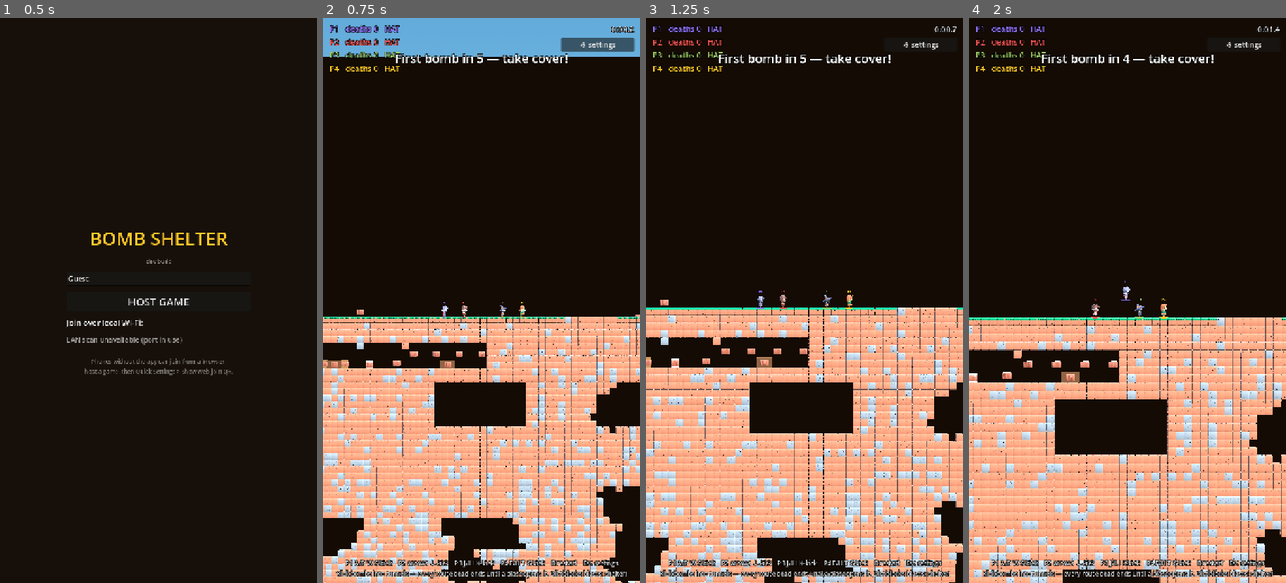
Above: before the commit, frames 1-4 (left to right).
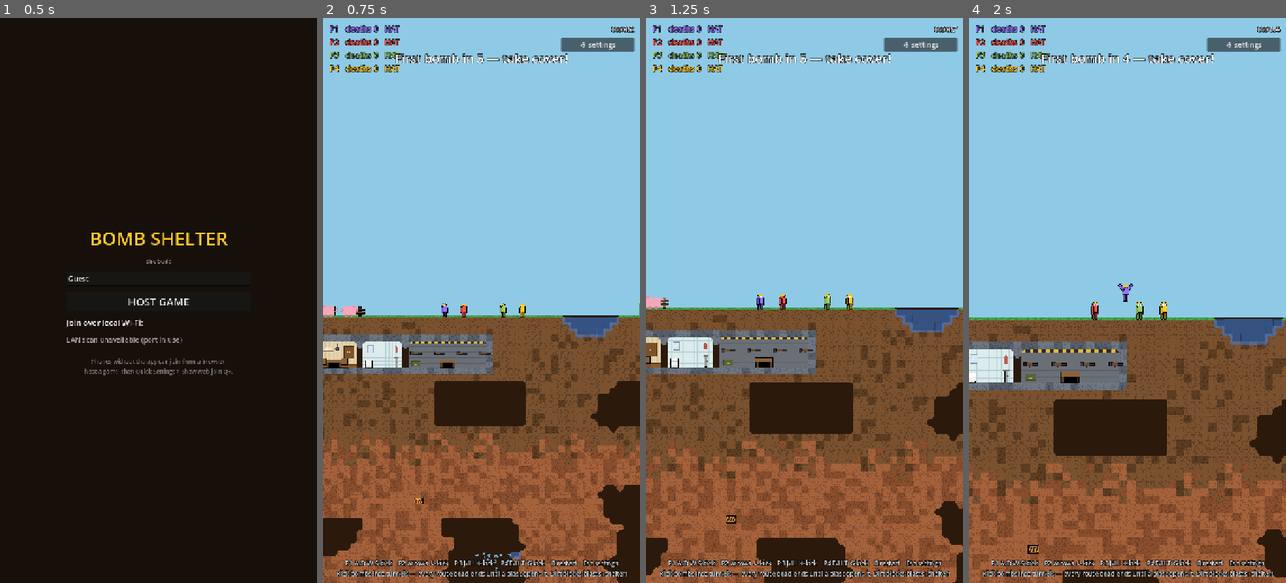
Above: after the commit, the same moments.

Repository: uchy4/dummy
Game: Godot game, scene res://scenes/menu.tscn
Two runs of this game, one before a commit and one after it. Both use one fixed random seed, a clock stepped at 60 frames per second and the inputs below.
Inputs (mouse positions are in pixels of both pictures, inside the frame that each line leads up to):
- Up to frame 1 (0.5 s): no input
- Up to frame 2 (0.75 s): click "HOST GAME" at 0.5 s
- Up to frame 3 (1.25 s): no input
- Up to frame 4 (2 s): tap Enter (ui_accept) at 1.25 s; move the mouse to (1197, 272) at 1.27 s; hold D (p1_right) from 1.28 s (still down); hold S (p1_kick) from 1.28 s (still down); click (1197, 272) at 1.42 s; tap W (p1_jump) at 1.52, 1.82 s

Frame 1 is identical in both runs. In frame 2, 90% of the frame differs, in the area x 0-100%, y 0-100%; in frame 3, 91%; in frame 4, 92%.

Commit message:
Remove the 3D flavor; add slim web build as an alternate CI artifact
Kill it all: Visual3D, KayKitPaths, the KayKit assets, Settings.mode_3d,
the mode2d/mode3d feature flags, the 2.5D HUD toggle, the Android3D
preset, and the 3D half of CI (smoke loop, export loop, release asset).
The updater now always fetches bomb-shelter-2d.apk (name kept stable so
installed builds keep self-updating).

In its place, the web pipeline gains an ALTERNATE size-optimized build:
- new build-web-template workflow (manual / on file change) compiles a
  single-threaded 2D-only Godot web template with optimize=size and the
  unused modules stripped, published to the fixed bomb-shelter-webtpl
  release
- new WebSlim preset + CI step exports bomb-shelter-web-slim.zip against
  that template when it exists, skipping gracefully when it doesn't —
  the standard web build and what ships in the APK stay unchanged
- the insecure-context shell patch moves into ci/patch_web_shell.py,
  shared by both web exports.

Co-Authored-By: Claude Fable 5 <noreply@anthropic.com>
Claude-Session: https://claude.ai/code/session_01QSJudmCHT44WHN37u3ZpBk

Diff:
--- a/bomb-shelter/scripts/client_main.gd
+++ b/bomb-shelter/scripts/client_main.gd
@@ -2,8 +2,7 @@
 extends Node2D
 ## Native LAN-join client. Connects to a host's WebSocket (same protocol the
 ## web page uses) and mirrors the match with puppet Players/Bombs/Chests on a
-## client-mode Terrain — so both the 2D renderer and the KayKit 2.5D layer
-## work unchanged. Sends this player's input back to the host.
+## client-mode Terrain. Sends this player's input back to the host.
 
 var world: Node2D
 var terrain: Terrain
@@ -33,11 +32,6 @@
 
 
 func _ready() -> void:
-	if OS.has_feature("mode3d"):
-		Settings.mode_3d = true
-	elif OS.has_feature("mode2d"):
-		Settings.mode_3d = false
-
 	world = Node2D.new()
 	world.name = "World"
 	add_child(world)
@@ -58,11 +52,6 @@
 
 	_build_hud()
 
-	if Settings.mode_3d:
-		world.visible = false
-		var v3 := Visual3D.new()
-		v3.terrain = terrain
-		add_child(v3)
 
 	var err := ws.connect_to_url("ws://%s:%d" % [Settings.join_ip, Settings.join_ws_port])
 	if err != OK:
@@ -182,11 +171,10 @@
 			terrain.carve_circle(pos, r)
 			get_tree().call_group(&"sfx", &"play_explosion", pos, r / 66.0, 0)
 			get_tree().call_group(&"camera", &"add_trauma", 0.3)
-			if not Settings.mode_3d:
-				var fx := ExplosionFx.new()
-				fx.radius = r
-				fx.position = pos
-				world.add_child(fx)
+			var fx := ExplosionFx.new()
+			fx.radius = r
+			fx.position = pos
+			world.add_child(fx)
 		"fx":
 			# Only the water-surface ripple (17) is replayed here — other fx
 			# kinds are re-derived locally from the snapshot stream.
--- a/bomb-shelter/scripts/hud.gd
+++ b/bomb-shelter/scripts/hud.gd
@@ -197,15 +197,6 @@
 	duds.focus_mode = Control.FOCUS_NONE
 	duds.toggled.connect(func(on: bool) -> void: Settings.duds_enabled = on)
 	vbox.add_child(duds)
-
-	if not (OS.has_feature("mode2d") or OS.has_feature("mode3d")):
-		# Flavor APKs are locked to their renderer; only dev builds can switch.
-		var mode3d := CheckBox.new()
-		mode3d.text = "2.5D graphics (applies on restart, R)"
-		mode3d.button_pressed = Settings.mode_3d
-		mode3d.focus_mode = Control.FOCUS_NONE
-		mode3d.toggled.connect(func(on: bool) -> void: Settings.mode_3d = on)
-		vbox.add_child(mode3d)
 
 	_add_slider(vbox, "Bots — hard AI (applies on restart, R)", 0.0, 4.0, 1.0,
 		float(Settings.bot_count),
--- a/bomb-shelter/scripts/kaykit_paths.gd
+++ /dev/null
@@ -1,17 +0,0 @@
-class_name KayKitPaths
-## res:// paths to the KayKit assets (generated by asset prep).
-
-const CHARACTERS: Array[String] = [
-	"res://assets/kaykit/characters/Knight.glb",
-	"res://assets/kaykit/characters/Barbarian.glb",
-	"res://assets/kaykit/characters/Mage.glb",
-	"res://assets/kaykit/characters/Rogue.glb",
-	"res://assets/kaykit/characters/Ranger.glb",
-	"res://assets/kaykit/characters/Rogue_Hooded.glb",
-]
-const BLOCK_GRASS := "res://assets/kaykit/blocks/dirt_with_grass.gltf"
-const BLOCK_DIRT := "res://assets/kaykit/blocks/dirt.gltf"
-const BLOCK_DIRT_DARK := "res://assets/kaykit/blocks/gravel.gltf"
-const BLOCK_BEDROCK := "res://assets/kaykit/blocks/bricks_A.gltf"
-const BLOCK_GOLD := "res://assets/kaykit/blocks/colored_block_yellow.gltf"
-const BLOCK_WOOD := "res://assets/kaykit/blocks/wood.gltf"
--- a/bomb-shelter/scripts/main.gd
+++ b/bomb-shelter/scripts/main.gd
@@ -50,11 +50,6 @@
 	# Main + HUD keep processing while the tree is paused (win screen);
 	# everything inside World freezes.
 	process_mode = Node.PROCESS_MODE_ALWAYS
-	# Flavor APKs lock the renderer: the 2D and 3D builds install side by side.
-	if OS.has_feature("mode3d"):
-		Settings.mode_3d = true
-	elif OS.has_feature("mode2d"):
-		Settings.mode_3d = false
 	NetHub.advertising = true  # hosting: discoverable on the local network
 	# CI smoke forces the touch path so gesture/button code errors surface
 	# headless — a real touchscreen isn't available on the runner.
@@ -87,11 +82,6 @@
 
 	if OS.get_environment("BOMB_SHELTER_SMOKE") == "1":
 		Settings.bot_count = maxi(Settings.bot_count, 3)  # CI exercises bot AI
-	match OS.get_environment("BOMB_SHELTER_SMOKE_3D"):
-		"1":
-			Settings.mode_3d = true
-		"0":
-			Settings.mode_3d = false
 	var bot_count := clampi(Settings.bot_count, 0, MAX_PLAYERS - num_players)
 	var spawns := terrain.surface_spawns(num_players + bot_count)
 	_bounds = terrain.world_rect().grow_individual(80, 900, 80, 300)
@@ -162,16 +152,6 @@
 	hud.settings_pressed.connect(_toggle_settings)
 	hud.reset_players_pressed.connect(_reset_players)
 	hud.player_color_changed.connect(_on_player_color_changed)
-
-	if Settings.mode_3d:
-		# 2.5D: hide the 2D canvas (the sim keeps running invisibly) and
-		# mirror everything with the KayKit 3D presentation layer.
-		world.visible = false
-		var v3 := Visual3D.new()
-		v3.name = "Visual3D"
-		v3.terrain = terrain
-		v3.process_mode = Node.PROCESS_MODE_PAUSABLE
-		add_child(v3)
 
 
 func _process(delta: float) -> void:
--- a/bomb-shelter/scripts/settings.gd
+++ b/bomb-shelter/scripts/settings.gd
@@ -13,9 +13,6 @@
 	true, true, true, true, true, true, true, true,
 ]
 
-## 2.5D rendering: the 2D sim runs unchanged, drawn with KayKit 3D assets.
-## Applies on restart. Untick for the classic flat look.
-static var mode_3d := true
 
 ## Camera zoom multiplier — higher zooms in toward the character. Applies
 ## live to the local camera and streams to web viewers.
--- a/bomb-shelter/scripts/updater.gd
+++ b/bomb-shelter/scripts/updater.gd
@@ -78,8 +78,7 @@
 		check_done.emit()
 		return
 	var found := int(m.get_string(1))
-	# Each flavor updates itself: the 3D APK fetches the 3D asset.
-	var want := "bomb-shelter-3d.apk" if OS.has_feature("mode3d") else "bomb-shelter-2d.apk"
+	var want := "bomb-shelter-2d.apk"
 	var assets: Array = rel.get("assets", [])
 	for a: Variant in assets:
 		if a is Dictionary:
--- a/bomb-shelter/scripts/visual3d.gd
+++ /dev/null
@@ -1,524 +0,0 @@
-class_name Visual3D
-extends Node3D
-## The 2.5D presentation layer. The 2D simulation (physics, bots, web join)
-## keeps running untouched with its canvas hidden; this node mirrors the
-## world in 3D using the KayKit packs: MultiMesh block terrain, character
-## models per player, bomb spheres, chest and finish-line blocks, and a 3D
-## camera that follows the existing 2D camera's framing.
-
-const UNIT := 16.0            # 2D pixels per 3D unit (one tile = one block)
-const CHAR_HEIGHT := 1.75     # target character height in units
-const TERRAIN_REBUILD_CD := 0.15
-
-var terrain: Terrain
-
-var _cam: Camera3D
-var _terrain_mm: Array[MultiMesh] = []
-var _terrain_dirty := true
-var _terrain_cd := 0.0
-var _char_visuals := {}   # Player -> Node3D
-var _bomb_visuals := {}   # Bomb -> Node3D
-var _chest_visuals := {}  # chest -> Node3D
-var _part_visuals := {}   # ragdoll part -> MeshInstance3D
-var _char_meshes: Array[PackedScene] = []
-var _wood_mesh: Mesh
-var _time := 0.0
-
-
-static func map3(p: Vector2) -> Vector3:
-	return Vector3(p.x / UNIT, -p.y / UNIT, 0.0)
-
-
-func _ready() -> void:
-	_build_environment()
-	_build_camera()
-	_build_terrain_meshes()
-	_build_finish_line()
-	for path in KayKitPaths.CHARACTERS:
-		_char_meshes.append(load(path) as PackedScene)
-	_wood_mesh = _mesh_from_scene(KayKitPaths.BLOCK_WOOD)
-	terrain.carved.connect(_on_carved)
-
-
-func _process(delta: float) -> void:
-	_time += delta
-	_terrain_cd -= delta
-	if _terrain_dirty and _terrain_cd <= 0.0:
-		_terrain_dirty = false
-		_terrain_cd = TERRAIN_REBUILD_CD
-		_rebuild_terrain()
-	_sync_camera()
-	_sync_players(delta)
-	_sync_bombs()
-	_sync_chests()
-	_sync_ragdolls()
-
-
-# ------------------------------------------------------------ environment ---
-
-func _build_environment() -> void:
-	var sky_mat := ProceduralSkyMaterial.new()
-	sky_mat.sky_top_color = Color("4a9cd6")
-	sky_mat.sky_horizon_color = Color("a8d8ea")
-	sky_mat.ground_bottom_color = Color("2a1c10")
-	sky_mat.ground_horizon_color = Color("6b4a2c")
-	var sky := Sky.new()
-	sky.sky_material = sky_mat
-	var env := Environment.new()
-	env.background_mode = Environment.BG_SKY
-	env.sky = sky
-	# Plain color ambient: reliable on the compatibility renderer.
-	env.ambient_light_source = Environment.AMBIENT_SOURCE_COLOR
-	env.ambient_light_color = Color(0.75, 0.78, 0.85)
-	env.ambient_light_energy = 0.8
-	var we := WorldEnvironment.new()
-	we.environment = env
-	add_child(we)
-
-	var sun := DirectionalLight3D.new()
-	sun.rotation_degrees = Vector3(-48, 28, 0)
-	sun.shadow_enabled = true
-	sun.light_energy = 1.15
-	add_child(sun)
-
-	# Dark cave backdrop behind the blocks so carved tunnels read as depth.
-	var back := MeshInstance3D.new()
-	var quad := QuadMesh.new()
-	quad.size = Vector2(Terrain.W + 40.0, Terrain.H + 40.0)
-	back.mesh = quad
-	var m := StandardMaterial3D.new()
-	m.shading_mode = BaseMaterial3D.SHADING_MODE_UNSHADED
-	m.albedo_color = Color("17100a")
-	back.material_override = m
-	back.position = Vector3(Terrain.W / 2.0, -Terrain.H / 2.0, -0.9)
-	add_child(back)
-
-
-func _build_camera() -> void:
-	_cam = Camera3D.new()
-	_cam.fov = 35.0
-	_cam.near = 0.5
-	_cam.far = 500.0
-	add_child(_cam)
-	_cam.current = true
-	_cam.position = Vector3(Terrain.W / 2.0, -Terrain.SURFACE_ROW + 2.0, 60.0)
-
-
-func _sync_camera() -> void:
-	var cams := get_tree().get_nodes_in_group(&"camera")
-	if cams.is_empty():
-		return
-	var cam2d := cams[0] as Camera2D
-	if cam2d == null:
-		return
-	var center := map3(cam2d.get_screen_center_position())
-	var zoom: float = cam2d.zoom.x
-	var half_h_units: float = get_viewport().get_visible_rect().size.y / zoom / UNIT / 2.0
-	var dist := half_h_units / tan(deg_to_rad(_cam.fov) / 2.0)
-	dist = clampf(dist, 8.0, 220.0)
-	_cam.position = center + Vector3(0.0, 2.0, dist)
-	_cam.look_at(center)
-
-
-# ---------------------------------------------------------------- terrain ---
-
-func _build_terrain_meshes() -> void:
-	var paths: Array[String] = [
-		KayKitPaths.BLOCK_GRASS, KayKitPaths.BLOCK_DIRT,
-		KayKitPaths.BLOCK_DIRT_DARK, KayKitPaths.BLOCK_BEDROCK,
-	]
-	for path in paths:
-		var mesh := _mesh_from_scene(path)
-		var mm := MultiMesh.new()
-		mm.transform_format = MultiMesh.TRANSFORM_3D
-		mm.mesh = mesh
-		_terrain_mm.append(mm)
-		var mmi := MultiMeshInstance3D.new()
-		mmi.multimesh = mm
-		add_child(mmi)
-
-
-## Visual index for a cell: 0 grass, 1 dirt, 2 dark dirt, 3 bedrock.
-func _cell_visual(c: int, x: int, y: int) -> int:
-	match c:
-		Terrain.Cell.GRASS:
-			return 0
-		Terrain.Cell.BEDROCK:
-			return 3
-		_:
-			# Deterministic per-cell variety, darker with depth (mirrors 2D).
-			var h := absi((x * 73856093) ^ (y * 19349663)) % 100
-			var dark_chance := int(remap(float(y), float(Terrain.SURFACE_ROW), float(Terrain.H), 10.0, 55.0))
-			return 2 if h < dark_chance else 1
-
-
-func _block_transform(mesh: Mesh, x: int, y: int) -> Transform3D:
-	var aabb := mesh.get_aabb()
-	var s := 1.0 / maxf(maxf(aabb.size.x, aabb.size.y), maxf(aabb.size.z, 0.001))
-	var basis := Basis.IDENTITY.scaled(Vector3(s, s, s))
-	var center := (aabb.position + aabb.size / 2.0) * s
-	var origin := Vector3(x + 0.5, -(y + 0.5), 0.0) - center
-	return Transform3D(basis, origin)
-
-
-func _rebuild_terrain() -> void:
-	var lists: Array = [[], [], [], []]
-	for y in Terrain.H:
-		for x in Terrain.W:
-			var c := terrain.cell(x, y)
-			if c == Terrain.Cell.EMPTY:
-				continue
-			var t := _cell_visual(c, x, y)
-			(lists[t] as Array).append(Vector2i(x, y))
-	for i in 4:
-		var cells: Array = lists[i]
-		var mm := _terrain_mm[i]
-		if mm.mesh == null:
-			continue
-		mm.instance_count = cells.size()
-		for k in cells.size():
-			var cell: Vector2i = cells[k]
-			mm.set_instance_transform(k, _block_transform(mm.mesh, cell.x, cell.y))
-
-
-func _on_carved(pos: Vector2, radius: float) -> void:
-	_terrain_dirty = true
-	_spawn_blast_fx(map3(pos), radius / UNIT)
-
-
-func _build_finish_line() -> void:
-	var mesh := _mesh_from_scene(KayKitPaths.BLOCK_GOLD)
-	if mesh == null:
-		return
-	var fr := terrain.finish_line_rect()
-	var mm := MultiMesh.new()
-	mm.transform_format = MultiMesh.TRANSFORM_3D
-	mm.mesh = mesh
-	var cols := int(fr.size.x / UNIT)
-	mm.instance_count = cols
-	var row := int(fr.end.y / UNIT) - 1
-	var col0 := int(fr.position.x / UNIT)
-	for k in cols:
-		var tr := _block_transform(mesh, col0 + k, row)
-		tr = tr.scaled_local(Vector3(1.0, 0.35, 1.3))
-		mm.set_instance_transform(k, tr)
-	var mmi := MultiMeshInstance3D.new()
-	mmi.multimesh = mm
-	add_child(mmi)
-
-
-# ---------------------------------------------------------------- players ---
-
-func _sync_players(delta: float) -> void:
-	var seen := {}
-	for node in get_tree().get_nodes_in_group(&"players"):
-		var p := node as Player
-		if p == null:
-			continue
-		seen[p] = true
-		if not _char_visuals.has(p):
-			_char_visuals[p] = _make_char_visual(p)
-		var vis: Node3D = _char_visuals[p]
-		vis.visible = p.alive and p.visible
-		if not p.alive:
-			continue
-		vis.position = map3(p.global_position)
-		var model := vis.get_node("Model") as Node3D
-		var target_yaw := PI / 2.0 * float(p._facing)
-		model.rotation.y = lerp_angle(model.rotation.y, target_yaw, minf(12.0 * delta, 1.0))
-		var moving := absf(p.velocity.x) > 20.0 and p.on_ground()
-		var bob := absf(sin(_time * 11.0)) * 0.09 if moving else 0.0
-		model.position.y = -CHAR_HEIGHT / 2.0 + bob
-		var lean := 0.0
-		if moving:
-			lean = -0.1 * float(p._facing)
-		elif not p.on_ground():
-			lean = 0.14 * float(p._facing)
-		model.rotation.z = lerpf(model.rotation.z, lean, minf(10.0 * delta, 1.0))
-		var armor_ring := vis.get_node("ArmorRing") as Node3D
-		armor_ring.visible = p.armor
-		(vis.get_node("Ring") as Node3D).rotate_y(delta * 1.5)
-	for key in _char_visuals.keys():
-		if not seen.has(key) or not is_instance_valid(key):
-			(_char_visuals[key] as Node3D).queue_free()
-			_char_visuals.erase(key)
-
-
-func _make_char_visual(p: Player) -> Node3D:
-	var root := Node3D.new()
-	add_child(root)
-
-	var model := Node3D.new()
-	model.name = "Model"
-	root.add_child(model)
-	var scene := _char_meshes[p.index % _char_meshes.size()]
-	if scene != null:
-		var inst := scene.instantiate() as Node3D
-		var h := _scene_height(inst)
-		var s := CHAR_HEIGHT / maxf(h, 0.4)
-		inst.scale = Vector3(s, s, s)
-		_tint_meshes(inst, Color(1, 1, 1).lerp(p.player_color, 0.35))
-		model.add_child(inst)
-	model.position.y = -CHAR_HEIGHT / 2.0
-
-	var ring := MeshInstance3D.new()
-	ring.name = "Ring"
-	var torus := TorusMesh.new()
-	torus.inner_radius = 0.42
-	torus.outer_radius = 0.58
-	ring.mesh = torus
-	ring.material_override = _unshaded(p.player_color)
-	ring.position.y = -CHAR_HEIGHT / 2.0 + 0.03
-	root.add_child(ring)
-
-	var armor_ring := MeshInstance3D.new()
-	armor_ring.name = "ArmorRing"
-	var torus2 := TorusMesh.new()
-	torus2.inner_radius = 0.34
-	torus2.outer_radius = 0.44
-	armor_ring.mesh = torus2
-	armor_ring.material_override = _unshaded(Color(0.85, 0.88, 0.95))
-	armor_ring.position.y = 0.15
-	armor_ring.visible = false
-	root.add_child(armor_ring)
-
-	var label := Label3D.new()
-	label.text = p.display_name
-	label.billboard = BaseMaterial3D.BILLBOARD_ENABLED
-	label.modulate = p.player_color
-	label.outline_size = 8
-	label.pixel_size = 0.012
-	label.position.y = CHAR_HEIGHT / 2.0 + 0.5
-	root.add_child(label)
-	return root
-
-
-# ----------------------------------------------------------------- bombs ---
-
-func _sync_bombs() -> void:
-	var seen := {}
-	for node in get_tree().get_nodes_in_group(&"bombs"):
-		var b := node as Bomb
-		if b == null:
-			continue
-		seen[b] = true
-		if not _bomb_visuals.has(b):
-			_bomb_visuals[b] = _make_bomb_visual(b)
-		var vis: Node3D = _bomb_visuals[b]
-		vis.position = map3(b.global_position)
-		vis.rotation.z = -b.rotation
-		var label := vis.get_node("Fuse") as Label3D
-		label.text = "%.1f" % maxf(b.fuse, 0.0)
-		label.rotation.z = b.rotation  # counter the body spin
-		var mat := (vis.get_node("Ball") as MeshInstance3D).material_override as StandardMaterial3D
-		if b.fuse < 1.2 and fmod(maxf(b.fuse, 0.0) * 5.0, 1.0) < 0.5:
-			mat.emission_enabled = true
-			mat.emission = Color(1.0, 0.25, 0.1)
-			label.modulate = Color.RED
-		else:
-			mat.emission_enabled = false
-			label.modulate = Color.WHITE
-	for key in _bomb_visuals.keys():
-		if not seen.has(key) or not is_instance_valid(key):
-			(_bomb_visuals[key] as Node3D).queue_free()
-			_bomb_visuals.erase(key)
-
-
-func _make_bomb_visual(b: Bomb) -> Node3D:
-	var root := Node3D.new()
-	add_child(root)
-	var ball := MeshInstance3D.new()
-	ball.name = "Ball"
-	var sphere := SphereMesh.new()
-	var r: float = b._body_radius / UNIT
-	sphere.radius = r
-	sphere.height = r * 2.0
-	ball.mesh = sphere
-	var mat := StandardMaterial3D.new()
-	mat.albedo_color = b._body_color
-	mat.roughness = 0.4
-	ball.material_override = mat
-	root.add_child(ball)
-	var cap := MeshInstance3D.new()
-	var cyl := CylinderMesh.new()
-	cyl.top_radius = 0.06
-	cyl.bottom_radius = 0.09
-	cyl.height = 0.22
-	cap.mesh = cyl
-	cap.material_override = _unshaded(Color(0.9, 0.7, 0.25))
-	cap.position.y = r + 0.06
-	root.add_child(cap)
-	var label := Label3D.new()
-	label.name = "Fuse"
-	label.billboard = BaseMaterial3D.BILLBOARD_ENABLED
-	label.outline_size = 8
-	label.pixel_size = 0.014
-	label.position.y = r + 0.55
-	root.add_child(label)
-	return root
-
-
-# --------------------------------------------------------- chests/ragdolls ---
-
-func _sync_chests() -> void:
-	var seen := {}
-	for node in get_tree().get_nodes_in_group(&"chests"):
-		var ch := node as Node2D
-		if ch == null:
-			continue
-		seen[ch] = true
-		if not _chest_visuals.has(ch):
-			var vis := MeshInstance3D.new()
-			vis.mesh = _wood_mesh
-			if _wood_mesh != null:
-				var aabb := _wood_mesh.get_aabb()
-				var s := 1.0 / maxf(aabb.size.x, 0.001)
-				vis.scale = Vector3(s * 1.1, s * 0.75, s * 0.85)
-			add_child(vis)
-			var band := MeshInstance3D.new()
-			var box := BoxMesh.new()
-			box.size = Vector3(1.15, 0.16, 0.9)
-			band.mesh = box
-			band.material_override = _unshaded(Color("e8c35c"))
-			vis.add_child(band)
-			_chest_visuals[ch] = vis
-		(_chest_visuals[ch] as Node3D).position = map3(ch.global_position)
-	for key in _chest_visuals.keys():
-		if not seen.has(key) or not is_instance_valid(key):
-			(_chest_visuals[key] as Node3D).queue_free()
-			_chest_visuals.erase(key)
-
-
-func _sync_ragdolls() -> void:
-	var seen := {}
-	for node in get_tree().get_nodes_in_group(&"ragdoll_parts"):
-		var part := node as RigidBody2D
-		if part == null:
-			continue
-		seen[part] = true
-		if not _part_visuals.has(part):
-			var mi := MeshInstance3D.new()
-			var box := BoxMesh.new()
-			var size := Vector3(0.4, 0.6, 0.3)
-			var col := Color.WHITE
-			for child in part.get_children():
-				var shape := child as CollisionShape2D
-				if shape and shape.shape is RectangleShape2D:
-					var rs: Vector2 = (shape.shape as RectangleShape2D).size
-					size = Vector3(rs.x / UNIT, rs.y / UNIT, 0.3)
-				var poly := child as Polygon2D
-				if poly:
-					col = poly.color  # last polygon wins: the tinted one
-			box.size = size
-			mi.mesh = box
-			var m := StandardMaterial3D.new()
-			m.albedo_color = col
-			mi.material_override = m
-			add_child(mi)
-			_part_visuals[part] = mi
-		var vis: MeshInstance3D = _part_visuals[part]
-		vis.position = map3(part.global_position)
-		vis.rotation.z = -part.rotation
-		var rag := part.get_parent() as Node2D
-		if rag:
-			vis.transparency = 1.0 - rag.modulate.a
-	for key in _part_visuals.keys():
-		if not seen.has(key) or not is_instance_valid(key):
-			(_part_visuals[key] as Node3D).queue_free()
-			_part_visuals.erase(key)
-
-
-# -------------------------------------------------------------------- fx ---
-
-func _spawn_blast_fx(pos: Vector3, radius: float) -> void:
-	var light := OmniLight3D.new()
-	light.position = pos + Vector3(0, 0, 1.5)
-	light.light_color = Color(1.0, 0.6, 0.25)
-	light.light_energy = 6.0
-	light.omni_range = radius * 4.0
-	add_child(light)
-	var tw := light.create_tween()
-	tw.tween_property(light, "light_energy", 0.0, 0.45)
-	tw.tween_callback(light.queue_free)
-
-	var parts := CPUParticles3D.new()
-	parts.position = pos
-	parts.one_shot = true
-	parts.emitting = true
-	parts.amount = 24
-	parts.lifetime = 0.7
-	parts.explosiveness = 1.0
-	parts.direction = Vector3.UP
-	parts.spread = 70.0
-	parts.gravity = Vector3(0, -14, 0)
-	parts.initial_velocity_min = 4.0
-	parts.initial_velocity_max = 10.0
-	parts.scale_amount_min = 0.12
-	parts.scale_amount_max = 0.3
-	parts.mesh = BoxMesh.new()
-	(parts.mesh as BoxMesh).size = Vector3(0.2, 0.2, 0.2)
-	parts.color = Color(0.9, 0.55, 0.2)
-	add_child(parts)
-	var tw2 := parts.create_tween()
-	tw2.tween_interval(1.2)
-	tw2.tween_callback(parts.queue_free)
-
-
-# ----------------------------------------------------------------- helpers ---
-
-func _mesh_from_scene(path: String) -> Mesh:
-	var packed := load(path) as PackedScene
-	if packed == null:
-		return null
-	var inst := packed.instantiate()
-	var mi := _find_mesh_instance(inst)
-	var mesh: Mesh = mi.mesh if mi != null else null
-	inst.free()
-	return mesh
-
-
-func _find_mesh_instance(node: Node) -> MeshInstance3D:
-	if node is MeshInstance3D:
-		return node as MeshInstance3D
-	for child in node.get_children():
-		var found := _find_mesh_instance(child)
-		if found != null:
-			return found
-	return null
-
-
-func _scene_height(node: Node) -> float:
-	var h := 0.0
-	var stack: Array[Node] = [node]
-	while not stack.is_empty():
-		var n: Node = stack.pop_back()
-		var mi := n as MeshInstance3D
-		if mi != null and mi.mesh != null:
-			h = maxf(h, mi.mesh.get_aabb().end.y)
-		for child in n.get_children():
-			stack.append(child)
-	return h
-
-
-func _tint_meshes(node: Node, color: Color) -> void:
-	var stack: Array[Node] = [node]
-	while not stack.is_empty():
-		var n: Node = stack.pop_back()
-		var mi := n as MeshInstance3D
-		if mi != null and mi.mesh != null:
-			for i in mi.mesh.get_surface_count():
-				var mat := mi.get_active_material(i)
-				var base := mat as BaseMaterial3D
-				if base != null:
-					var dup := base.duplicate() as BaseMaterial3D
-					dup.albedo_color = dup.albedo_color * color
-					mi.set_surface_override_material(i, dup)
-		for child in n.get_children():
-			stack.append(child)
-
-
-func _unshaded(color: Color) -> StandardMaterial3D:
-	var m := StandardMaterial3D.new()
-	m.shading_mode = BaseMaterial3D.SHADING_MODE_UNSHADED
-	m.albedo_color = color
-	return m
Not shown, removed: bomb-shelter/assets/kaykit/LICENSE_Adventurers.txt
Not shown, removed: bomb-shelter/assets/kaykit/LICENSE_BlockBits.txt
Binary file removed: bomb-shelter/assets/kaykit/anims/Rig_Medium_General.glb
Binary file removed: bomb-shelter/assets/kaykit/anims/Rig_Medium_MovementBasic.glb
Binary file removed: bomb-shelter/assets/kaykit/blocks/block_bits_texture.png
Binary file removed: bomb-shelter/assets/kaykit/blocks/bricks_A.bin
Not shown, removed: bomb-shelter/assets/kaykit/blocks/bricks_A.gltf
Binary file removed: bomb-shelter/assets/kaykit/blocks/colored_block_yellow.bin
Not shown, removed: bomb-shelter/assets/kaykit/blocks/colored_block_yellow.gltf
Binary file removed: bomb-shelter/assets/kaykit/blocks/dirt.bin
Not shown, removed: bomb-shelter/assets/kaykit/blocks/dirt.gltf
Binary file removed: bomb-shelter/assets/kaykit/blocks/dirt_with_grass.bin
(and 14 more such lines)
